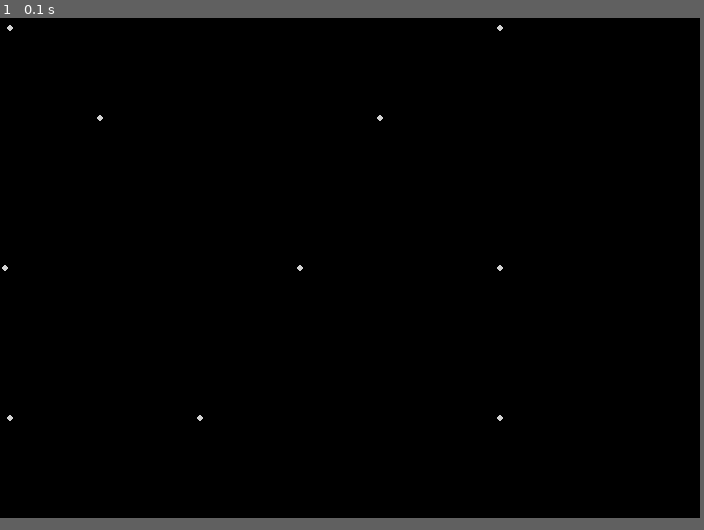
Above: before the commit, frame 1.
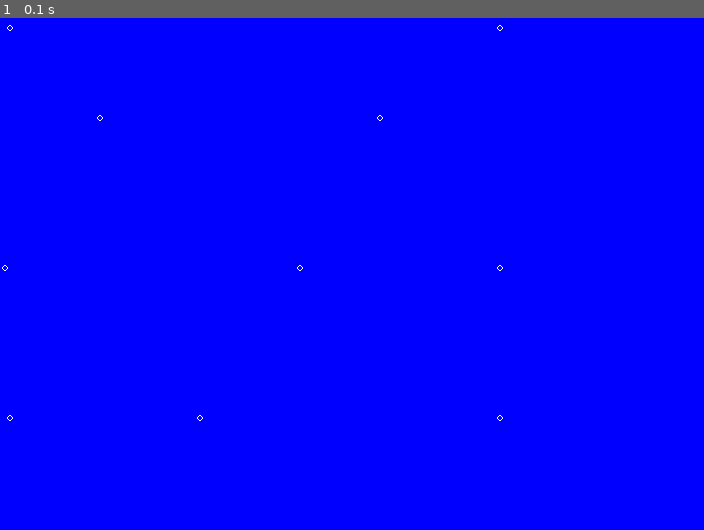
Above: after the commit, the same moment.

Repository: saegl5/myprojects
Game: pygame game, started from Codes/pygame-animation-snowfall-part-3.py
Same seed, same stepped clock (60 frames per second), same inputs: the game is played once before the commit and once after it.
Inputs:
- Up to frame 1 (0.1 s): no input
In our replay, the window is 700x500 before the commit and 704x512 after it. These sizes can differ from the game's own. Grey fills any space a smaller window leaves; there, only what the larger window draws over its background counts as a difference.

The runs differ from the first frame. In frame 1, 97% of the frame differs, in the area x 0-100%, y 0-98%.

Commit message:
using blueprints and integrating ideas from unit iii

Diff:
--- a/Codes/pygame-animation-snowfall-part-3.py
+++ b/Codes/pygame-animation-snowfall-part-3.py
@@ -1,15 +1,15 @@
 import pygame # import the Pygame library of functions
 pygame.init() # initialize the game engine
 
-LIGHTGRAY = (211, 211, 211) # example
+BLUE = (0, 0, 255) # example
 # (Red, Green, Blue) = (0-255, 0-255, 0-255)
 # 0-255 is amount of color
 # the amount of color is additive
 # can also choose your own color
 # parentheses of numbers (e.g., (211, 211, 211)) is called a tuple
-BLACK = (0, 0, 0) # example
+WHITE = (255, 255, 255) # example
 
-size = (700, 500) # (width, height) in pixels
+size = (704, 512) # (width, height) in pixels
 screen = pygame.display.set_mode(size) # set screen size
 done = False # define "done"
 clock = pygame.time.Clock() # define "clock"
@@ -32,10 +32,10 @@
     for event in pygame.event.get(): # check for user input when open window
         if event.type == pygame.QUIT: # user clicked close button
             done = True # change "done" to exit WHILE loop on next loop, loop will not run WHILE False
-    screen.fill(BLACK) # clear the screen
+    screen.fill(BLUE) # clear the screen
     # --- Drawing code
     for center_point in snowflakes: # FOR each item in the list
-        pygame.draw.circle(screen, LIGHTGRAY, center_point, radius=3, width=0)
+        pygame.draw.circle(screen, WHITE, center_point, radius=3, width=1)
     # ----------------
     pygame.display.flip() # update the screen
     clock.tick(60) # maximum 60 frames per second (i.e., no more than 60 times through WHILE loop each second)
--- a/Codes/pygame-animation-snowfall-part-4.py
+++ b/Codes/pygame-animation-snowfall-part-4.py
@@ -2,15 +2,15 @@
 import random # for random numbers
 pygame.init() # initialize the game engine
 
-LIGHTGRAY = (211, 211, 211) # example
+BLUE = (0, 0, 255) # example
 # (Red, Green, Blue) = (0-255, 0-255, 0-255)
 # 0-255 is amount of color
 # the amount of color is additive
 # can also choose your own color
 # parentheses of numbers (e.g., (211, 211, 211)) is called a tuple
-BLACK = (0, 0, 0) # example
+WHITE = (255, 255, 255) # example
 
-size = (700, 500) # (width, height) in pixels
+size = (704, 512) # (width, height) in pixels
 screen = pygame.display.set_mode(size) # set screen size
 done = False # define "done"
 clock = pygame.time.Clock() # define "clock"
@@ -28,12 +28,12 @@
     for event in pygame.event.get(): # check for user input when open window
         if event.type == pygame.QUIT: # user clicked close button
             done = True # change "done" to exit WHILE loop on next loop, loop will not run WHILE False
-    screen.fill(BLACK) # clear the screen
+    screen.fill(BLUE) # clear the screen
     # --- Drawing code
     # for center_point in snowflakes: # FOR each item in the list
     for i in range(0, len(snowflakes)): # FOR each index in the list
-        # pygame.draw.circle(screen, LIGHTGRAY, center_point, radius=3, width=0)
-        pygame.draw.circle(screen, LIGHTGRAY, snowflakes[i], radius=3, width=0)
+        # pygame.draw.circle(screen, WHITE, center_point, radius=3, width=1)
+        pygame.draw.circle(screen, WHITE, snowflakes[i], radius=3, width=1)
     # ----------------
     pygame.display.flip() # update the screen
     clock.tick(60) # maximum 60 frames per second (i.e., no more than 60 times through WHILE loop each second)
--- a/Codes/pygame-animation-snowfall-part-5.py
+++ b/Codes/pygame-animation-snowfall-part-5.py
@@ -2,15 +2,15 @@
 import random # for random numbers
 pygame.init() # initialize the game engine
 
-LIGHTGRAY = (211, 211, 211) # example
+BLUE = (0, 0, 255) # example
 # (Red, Green, Blue) = (0-255, 0-255, 0-255)
 # 0-255 is amount of color
 # the amount of color is additive
 # can also choose your own color
 # parentheses of numbers (e.g., (211, 211, 211)) is called a tuple
-BLACK = (0, 0, 0) # example
+WHITE = (255, 255, 255) # example
 
-size = (700, 500) # (width, height) in pixels
+size = (704, 512) # (width, height) in pixels
 screen = pygame.display.set_mode(size) # set screen size
 done = False # define "done"
 clock = pygame.time.Clock() # define "clock"
@@ -30,10 +30,10 @@
     for event in pygame.event.get(): # check for user input when open window
         if event.type == pygame.QUIT: # user clicked close button
             done = True # change "done" to exit WHILE loop on next loop, loop will not run WHILE False
-    screen.fill(BLACK) # clear the screen
+    screen.fill(BLUE) # clear the screen
     # --- Drawing code
     for i in range(0, len(snowflakes)): # FOR each index in the list
-        pygame.draw.circle(screen, LIGHTGRAY, snowflakes[i], radius=r, width=0)
+        pygame.draw.circle(screen, WHITE, snowflakes[i], radius=r, width=1)
         snowflakes[i][1] += 1 # increase y by 1 pixel for each point
         if snowflakes[i][1] > size[1]+r: # IF snow flake has left the canvas
             # Recreate it
